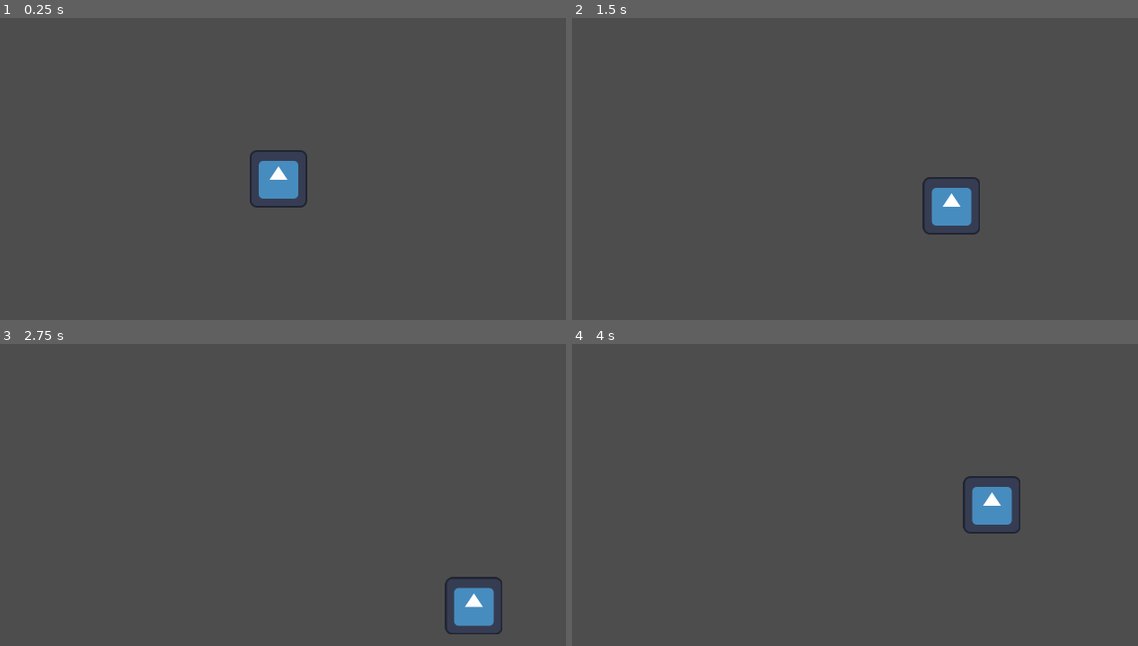
Above: before the commit, frames 1-4 (two rows, left to right).
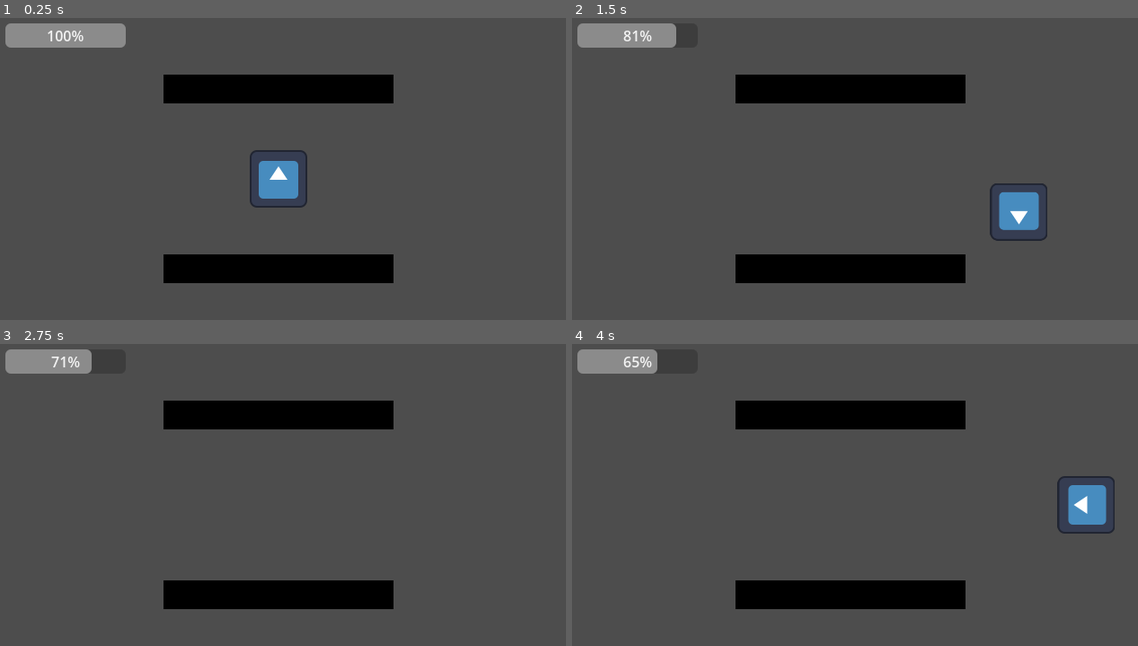
Above: after the commit, the same moments.

Repository: HackUMBC-2026/MainRepo
Game: Godot game, scene res://main.tscn
The game is run twice, just before and just after one commit, with the same random seed, the same clock (stepped at 60 frames per second) and the same inputs. The engine's default icon, where the game draws it, is replaced by a stand-in: a white triangle on a blue panel in a dark square.
Inputs:
- Up to frame 1 (0.25 s): no input
- Up to frame 2 (1.5 s): tap Enter at 0.5 s; hold D (move_right) 0.53-1.28 s; hold Shift (sprint, bound only after the commit) 0.53-1.28 s; hold S (move_down) from 1.28 s (still down); tap Shift (sprint, bound only after the commit) at 1.35 s
- Up to frame 3 (2.75 s): release S (move_down) at 2.03 s; hold D (move_right) from 2.03 s (still down); hold Shift (sprint, bound only after the commit) from 2.03 s (still down)
- Up to frame 4 (4 s): release D (move_right) at 2.78 s; release Shift (sprint, bound only after the commit) at 2.78 s; hold W (move_up) 2.78-3.53 s; tap Shift (sprint, bound only after the commit) at 2.85 s; hold A (move_left) from 3.53 s (still down); hold Shift (sprint, bound only after the commit) from 3.53 s (still down)

The runs differ from the first frame. In frame 1, 9.4% of the frame differs, in the area x 0-70%, y 1-88%; in frame 2, 11%, in the area x 0-84%, y 1-88%; in frame 3, 10%; in frame 4, 11%.

Commit message:
Sprint and Stamina

Diff:
--- /dev/null
+++ b/levels/basic_wall.tscn
@@ -0,0 +1,13 @@
+[gd_scene format=3 uid="uid://bq3wy2602nigk"]
+
+[sub_resource type="RectangleShape2D" id="RectangleShape2D_7imt7"]
+size = Vector2(256, 32)
+
+[node name="Wall (StaticBody2D)" type="StaticBody2D" unique_id=1469273161]
+
+[node name="Polygon2D" type="Polygon2D" parent="." unique_id=389557725]
+color = Color(0, 0, 0, 1)
+polygon = PackedVector2Array(-128, -16, 128, -16, 128, 16, -128, 16)
+
+[node name="CollisionShape2D" type="CollisionShape2D" parent="." unique_id=737110676]
+shape = SubResource("RectangleShape2D_7imt7")
--- a/main.tscn
+++ b/main.tscn
@@ -1,8 +1,27 @@
 [gd_scene format=3 uid="uid://b0wefcmml03hg"]
 
 [ext_resource type="PackedScene" uid="uid://bjfq3e644vrvt" path="res://player_(character_body_2d).tscn" id="1_ig7tw"]
+[ext_resource type="PackedScene" uid="uid://bq3wy2602nigk" path="res://levels/basic_wall.tscn" id="2_0xm2m"]
+[ext_resource type="Script" uid="uid://dfs3wj51iwun" path="res://player/stamina_bar_(progress_bar).gd" id="3_h2yge"]
 
 [node name="Main" type="Node2D" unique_id=1017274531]
 
 [node name="Player (CharacterBody2D)" parent="." unique_id=894568230 instance=ExtResource("1_ig7tw")]
 position = Vector2(320, 180)
+
+[node name="Wall (StaticBody2D)" parent="." unique_id=1469273161 instance=ExtResource("2_0xm2m")]
+position = Vector2(320, 80)
+
+[node name="Wall (StaticBody2D)2" parent="." unique_id=978895573 instance=ExtResource("2_0xm2m")]
+position = Vector2(320, 280)
+
+[node name="HUD (CanvasLayer)" type="CanvasLayer" parent="." unique_id=1293247393]
+
+[node name="StaminaBar (ProgressBar)" type="ProgressBar" parent="HUD (CanvasLayer)" unique_id=2119471344 node_paths=PackedStringArray("player")]
+offset_left = 16.0
+offset_top = 7.0
+offset_right = 150.0
+offset_bottom = 34.0
+max_value = 240.0
+script = ExtResource("3_h2yge")
+player = NodePath("../../Player (CharacterBody2D)")
--- a/player/player_(character_body_2d).gd
+++ b/player/player_(character_body_2d).gd
@@ -1,8 +1,18 @@
 extends CharacterBody2D
 
+class_name Player
+
+@export var max_health: float = 100.0
+@export var health: float = 100.0
 @export var move_speed: float = 150.0
+@export var sprint_speed: float = 250.0
+@export var stamina: float = 240
+@export var C_MAX_STAMINA: float = 240
+@export var is_invincible: bool = false
+@onready var sprite: Sprite2D = $Sprite2D
 
 
+var is_sprinting: bool = false
 func _physics_process(_delta: float) -> void:
 	var direction := Input.get_vector(
 		"move_left",
@@ -11,5 +21,27 @@
         "move_down"
 	)
 
-	velocity = direction * move_speed
+	if(Input.is_action_pressed("sprint") && stamina > 60 && direction):
+		is_sprinting = true
+		stamina -= 1
+	else:
+		is_sprinting = false
+		if(stamina < C_MAX_STAMINA):
+			stamina += 0.5
+	if(is_sprinting):
+		velocity = direction * sprint_speed
+	else:
+		velocity = direction * move_speed
 	move_and_slide()
+
+	update_facing(direction)
+
+
+func update_facing(direction: Vector2) -> void:
+	if direction == Vector2.ZERO:
+		return
+
+	if absf(direction.x) > absf(direction.y):
+		sprite.rotation_degrees = 90.0 if direction.x > 0.0 else -90.0
+	else:
+		sprite.rotation_degrees = 180.0 if direction.y > 0.0 else 0.0
--- /dev/null
+++ b/player/stamina_bar_(progress_bar).gd
@@ -0,0 +1,9 @@
+extends ProgressBar
+
+@export var player: Player
+
+
+func _process(_delta: float) -> void:
+	if is_instance_valid(player):
+		max_value = 240.0
+		value = player.stamina
--- a/project.godot
+++ b/project.godot
@@ -49,6 +49,11 @@
 "events": [Object(InputEventKey,"resource_local_to_scene":false,"resource_name":"","device":-1,"window_id":0,"alt_press …(192 unchanged characters)…
 ]
 }
+sprint={
+"deadzone": 0.2,
+"events": [Object(InputEventKey,"resource_local_to_scene":false,"resource_name":"","device":-1,"window_id":0,"alt_pressed":false,"shift_pressed":false,"ctrl_pressed":false,"meta_pressed":false,"pressed":false,"keycode":0,"physical_keycode":4194325,"key_label":0,"unicode":0,"location":0,"echo":false,"script":null)
+]
+}
 
 [physics]
 
Not shown, added: player/stamina_bar_(progress_bar).gd.uid
